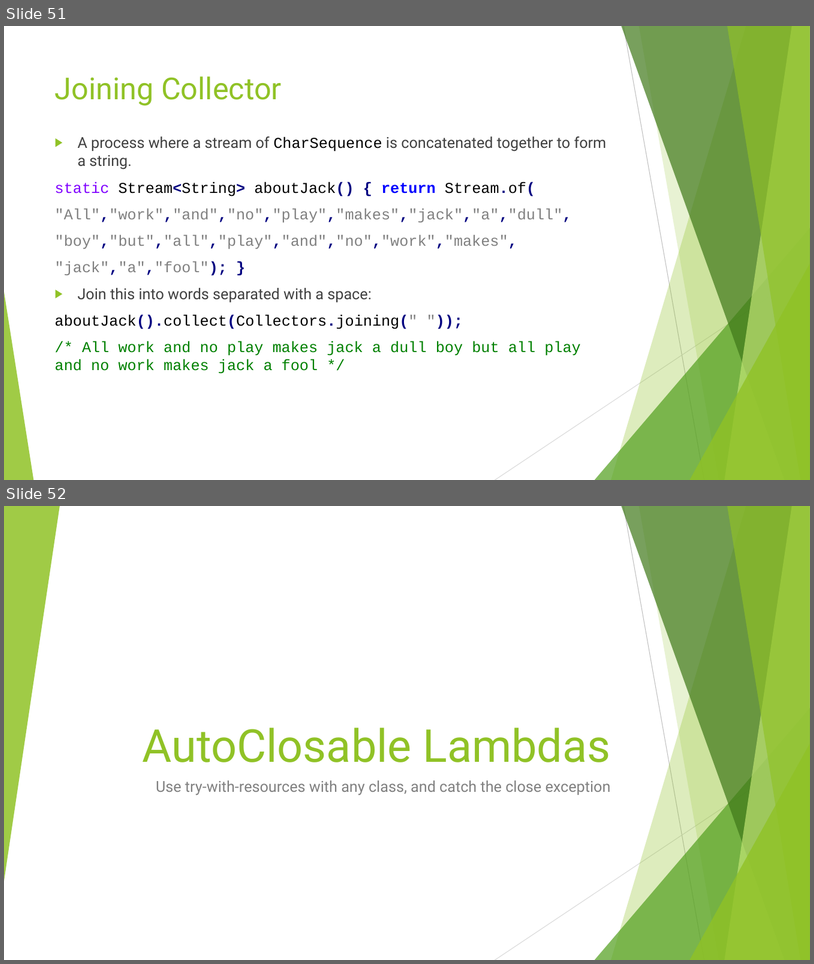
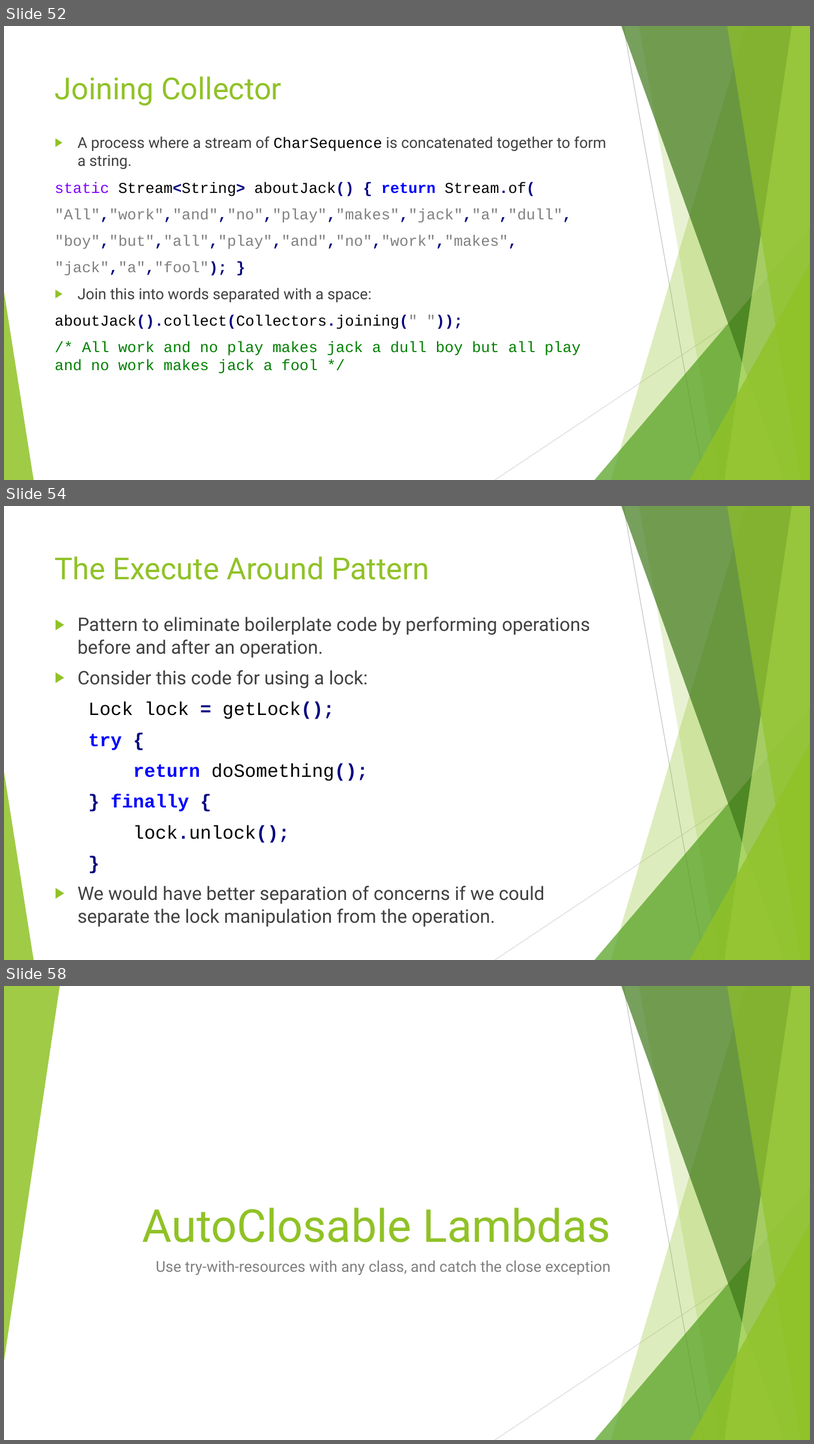
Before and after one commit to RichardRoda/2017-CodePaLOUsa-Lambda, a slide deck: Learning to Love the Lambda in the Stream.pptx. Shown one above the other, each under a label of ours: slides 51 and 52 before the commit, slides 52, 54 and 58 after it; the slides between them are not shown. The pictures are 814x964 and 814x1444 pixels, drawn with LibreOffice and Linux fonts; fonts in the diff are those of the drawing. Boxes give left, top, right and bottom in pixels: in the first picture for what was removed or moved away, otherwise in the second. Text is boxed around its words. In the diff, an @@ line names an element or a change of style, - is before the commit and + after.

```diff
--- a/Learning to Love the Lambda in the Stream.pptx
+++ b/Learning to Love the Lambda in the Stream.pptx
@@ slide 54 added at (4, 506, 810, 960), background #FFFFFF; not listed: 10 template elements that a slide beside it also shows @@
@@ title added at (55, 556, 429, 580), 36 pt, text #90C226 @@
+The Execute Around Pattern
@@ text added at (78, 616, 590, 927), 22.2 pt, text #404040 @@
+▶ Pattern to eliminate boilerplate code by performing operations before and after an operation.
+▶ Consider this code for using a lock:
+Lock lock = getLock();
+try {
+return doSomething();
+} finally {
+lock.unlock();
+}
+▶ We would have better separation of concerns if we could separate the lock manipulation from the operation.
@@ what was slide 51 is now slide 52 @@
@@ what was slide 52 is now slide 58 @@
```
Also in this commit, not shown: 12 slides changed, 6 other slides added, 1 slide removed, 1 other file.
